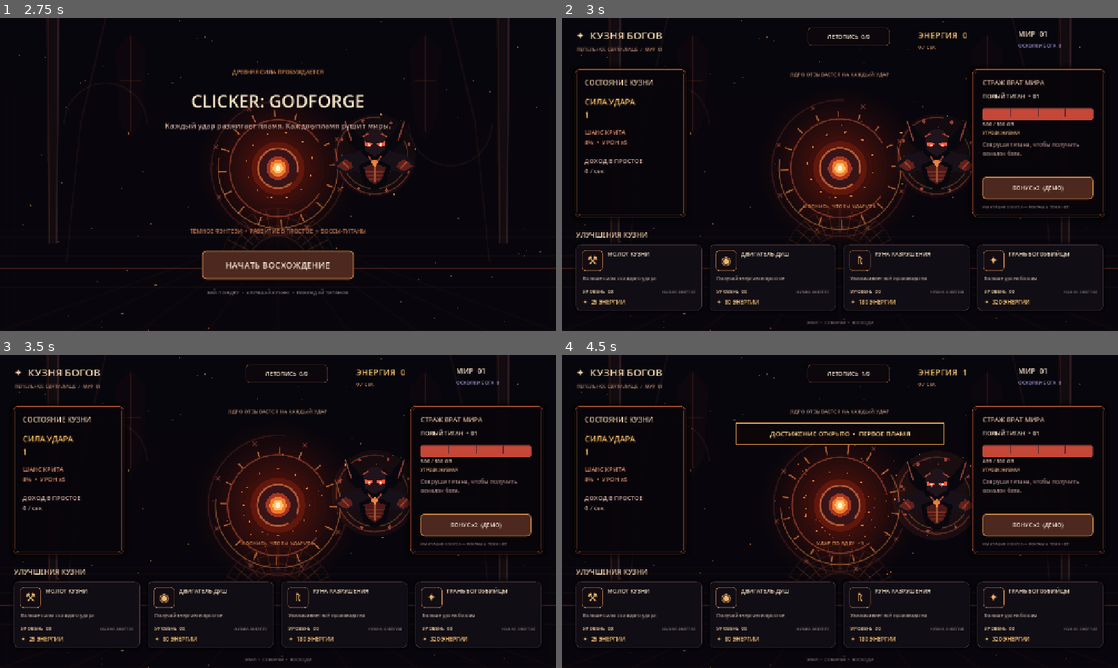
Above: before the commit, frames 1-4 (two rows, left to right).
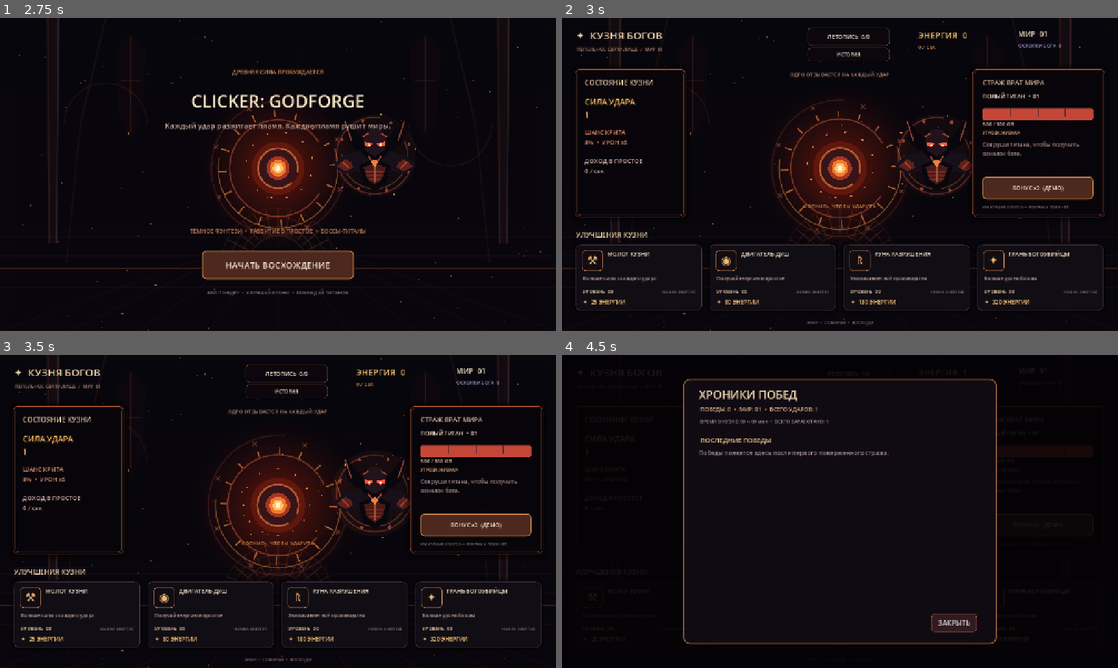
Above: after the commit, the same moments.

Repository: filesgloom-png/CLICKER-GODFORGE-
Game: Godot game, scene res://scenes/main.tscn
The game is run twice, just before and just after one commit, with the same random seed, the same clock (stepped at 60 frames per second) and the same inputs.
Inputs (mouse positions are in pixels of both pictures, inside the frame that each line leads up to):
- Up to frame 1 (2.75 s): no input
- Up to frame 2 (3 s): click "НАЧАТЬ ВОСХОЖДЕНИЕ" at 2.75 s
- Up to frame 3 (3.5 s): no input
- Up to frame 4 (4.5 s): click (840, 495) at 3.5 s; click (851, 392) at 4.25 s, where only the run after the commit has a clickable "ИСТОРИЯ"

Frame 1 is identical in both runs. In frame 2, 0.1% of the frame differs, in the area x 44-59%, y 9-15%; in frame 3, 0.1%; in frame 4, 16%, in the area x 0-100%, y 0-100%.

Commit message:
Add victory chronicle and lifetime progression statistics

Diff:
--- a/scripts/game.gd
+++ b/scripts/game.gd
@@ -48,12 +48,18 @@
 var achievement_popup_text := ""
 var achievement_popup_queue: Array[String] = []
 var claimed_achievements: Array[String] = []
+var boss_history: Array[Dictionary] = []
+var lifetime_energy_earned := 0.0
+var session_started_at := 0
+var total_play_seconds := 0
+var victory_summary: Control
 
 func _ready() -> void:
 	rng.randomize()
 	for i in range(100):
 		stars.append(Vector3(rng.randf(), rng.randf(), rng.randf_range(0.3, 1.0)))
 	_load_game()
+	session_started_at = int(Time.get_unix_time_from_system())
 	set_process(true)
 	_show_splash()
 	await get_tree().create_timer(2.4).timeout
@@ -103,7 +109,9 @@
 	if idle_clock >= 1.0:
 		idle_clock = 0.0
 		if playing and idle_rate > 0.0:
-			energy += idle_rate * multiplier * (2.0 if ad_boost_time > 0.0 else 1.0)
+			var passive_gain: float = idle_rate * multiplier * (2.0 if ad_boost_time > 0.0 else 1.0)
+			energy += passive_gain
+			lifetime_energy_earned += passive_gain
 			_refresh_ui()
 	for i in range(4):
 		if upgrade_feedback_time[i] > 0.0:
@@ -419,6 +427,9 @@
 	journal_button = _button("ЛЕТОПИСЬ  0/9", Vector2(565, 22), Vector2(190, 42), false)
 	journal_button.add_theme_font_size_override("font_size", 13)
 	journal_button.pressed.connect(_open_journal)
+	var history_button := _button("ИСТОРИЯ", Vector2(565, 68), Vector2(190, 30), false)
+	history_button.add_theme_font_size_override("font_size", 11)
+	history_button.pressed.connect(_open_victory_summary)
 	_panel(Vector2(30, 118), Vector2(255, 340))
 	_label("СОСТОЯНИЕ КУЗНИ", Vector2(52, 136), Vector2(210, 26), 16, Color("#e7c9a5"))
 	ui_labels["power"] = _label("СИЛА УДАРА\n1", Vector2(52, 180), Vector2(210, 52), 18, Color("#f2b75d"))
@@ -685,6 +696,107 @@
 		journal_overlay.add_child(progress_label)
 
 
+func _open_victory_summary() -> void:
+	if victory_summary != null and is_instance_valid(victory_summary):
+		return
+	victory_summary = Control.new()
+	victory_summary.set_anchors_and_offsets_preset(Control.PRESET_FULL_RECT)
+	victory_summary.mouse_filter = Control.MOUSE_FILTER_STOP
+	victory_summary.z_index = 110
+	add_child(victory_summary)
+
+	var dim := ColorRect.new()
+	dim.set_anchors_and_offsets_preset(Control.PRESET_FULL_RECT)
+	dim.color = Color(0.015, 0.008, 0.02, 0.9)
+	dim.mouse_filter = Control.MOUSE_FILTER_STOP
+	victory_summary.add_child(dim)
+
+	var frame := Panel.new()
+	frame.position = Vector2(280, 55)
+	frame.size = Vector2(720, 610)
+	var style := StyleBoxFlat.new()
+	style.bg_color = Color("#100b13")
+	style.border_color = Color("#b87949")
+	style.set_border_width_all(2)
+	style.set_corner_radius_all(14)
+	frame.add_theme_stylebox_override("panel", style)
+	victory_summary.add_child(frame)
+
+	_add_summary_label("ХРОНИКИ ПОБЕД", Vector2(315, 73), Vector2(500, 38), 26, Color("#f2d6ac"))
+	_add_summary_label("ПОБЕДЫ: %d  •  МИР: %02d  •  ВСЕГО УДАРОВ: %s" % [boss_victories, boss_stage, _format_number(total_clicks)], Vector2(318, 116), Vector2(640, 26), 13, Color("#d4a77f"))
+	var elapsed_total: int = total_play_seconds + maxi(int(Time.get_unix_time_from_system()) - session_started_at, 0)
+	var hours: int = elapsed_total / 3600
+	var minutes: int = (elapsed_total % 3600) / 60
+	_add_summary_label("ВРЕМЯ В КУЗНЕ: %02d ч %02d мин  •  ВСЕГО ЗАРАБОТАНО: %s" % [hours, minutes, _format_number(lifetime_energy_earned)], Vector2(318, 145), Vector2(640, 24), 11, Color("#b89a9c"))
+	_add_summary_label("ПОСЛЕДНИЕ ПОБЕДЫ", Vector2(318, 185), Vector2(500, 25), 15, Color("#e8c18b"))
+
+	var history_scroll := ScrollContainer.new()
+	history_scroll.position = Vector2(315, 215)
+	history_scroll.size = Vector2(650, 350)
+	history_scroll.horizontal_scroll_mode = ScrollContainer.SCROLL_MODE_DISABLED
+	victory_summary.add_child(history_scroll)
+	var history_list := VBoxContainer.new()
+	history_list.custom_minimum_size = Vector2(620, 0)
+	history_list.add_theme_constant_override("separation", 7)
+	history_scroll.add_child(history_list)
+	if boss_history.is_empty():
+		var empty := Label.new()
+		empty.text = "Победы появятся здесь после первого поверженного стража."
+		empty.add_theme_font_size_override("font_size", 14)
+		empty.add_theme_color_override("font_color", Color("#a58b91"))
+		history_list.add_child(empty)
+	else:
+		for i in range(boss_history.size() - 1, -1, -1):
+			var entry: Dictionary = boss_history[i]
+			var row := Panel.new()
+			row.custom_minimum_size = Vector2(610, 50)
+			var row_style := StyleBoxFlat.new()
+			row_style.bg_color = Color("#21151b")
+			row_style.border_color = Color("#69402f")
+			row_style.set_border_width_all(1)
+			row_style.set_corner_radius_all(7)
+			row.add_theme_stylebox_override("panel", row_style)
+			history_list.add_child(row)
+			var label := Label.new()
+			label.position = Vector2(12, 3)
+			label.size = Vector2(585, 42)
+			label.text = "МИР %02d  •  %s\nНАГРАДА: %s ЭНЕРГИИ" % [int(entry.get("stage", 0)), str(entry.get("name", "СТРАЖ")), _format_number(float(entry.get("reward", 0.0)))]
+			label.add_theme_font_size_override("font_size", 12)
+			label.add_theme_color_override("font_color", Color("#f2d6ac"))
+			row.add_child(label)
+
+	var close := Button.new()
+	close.position = Vector2(850, 595)
+	close.size = Vector2(105, 42)
+	close.text = "ЗАКРЫТЬ"
+	close.focus_mode = Control.FOCUS_NONE
+	var close_style := StyleBoxFlat.new()
+	close_style.bg_color = Color("#321b20")
+	close_style.border_color = Color("#9d5b42")
+	close_style.set_border_width_all(1)
+	close_style.set_corner_radius_all(8)
+	close.add_theme_stylebox_override("normal", close_style)
+	close.add_theme_stylebox_override("hover", close_style)
+	close.pressed.connect(_close_victory_summary)
+	victory_summary.add_child(close)
+
+
+func _add_summary_label(value: String, pos: Vector2, size: Vector2, font_size: int, color: Color) -> void:
+	var label := Label.new()
+	label.position = pos
+	label.size = size
+	label.text = value
+	label.add_theme_font_size_override("font_size", font_size)
+	label.add_theme_color_override("font_color", color)
+	victory_summary.add_child(label)
+
+
+func _close_victory_summary() -> void:
+	if victory_summary != null and is_instance_valid(victory_summary):
+		victory_summary.queue_free()
+	victory_summary = null
+
+
 func _close_journal() -> void:
 	if journal_overlay != null and is_instance_valid(journal_overlay):
 		journal_overlay.queue_free()
@@ -706,6 +818,7 @@
 		damage *= 5.0
 		critical_flash = 1.0
 	energy += damage
+	lifetime_energy_earned += damage
 	var boss_hit_damage := damage * boss_damage
 	boss_hp -= boss_hit_damage
 	boss_hit_flash = 1.0
@@ -717,10 +830,14 @@
 		ui_labels["hit"].add_theme_color_override("font_color", Color("#fff0a3") if critical else Color("#d58b4c"))
 	if boss_hp <= 0.0:
 		boss_victories += 1
+		boss_history.append({"stage": boss_stage, "name": _boss_name(boss_stage), "reward": 250.0 * (boss_stage + 1), "timestamp": int(Time.get_unix_time_from_system())})
+		if boss_history.size() > 50:
+			boss_history.pop_front()
 		boss_stage += 1
 		_check_achievements()
 		last_boss_reward = 250.0 * boss_stage
 		energy += last_boss_reward
+		lifetime_energy_earned += last_boss_reward
 		victory_banner_time = 2.2
 		victory_banner_text = "СТРАЖ СОКРУШЁН  •  +%s ЭНЕРГИИ" % _format_number(last_boss_reward)
 		boss_max_hp *= 1.72
@@ -956,6 +1073,7 @@
 	boss_bar = null
 	core_button = null
 	boost_button = null
+	victory_summary = null
 	journal_button = null
 	journal_overlay = null
 
@@ -974,6 +1092,9 @@
 	cfg.set_value("progress", "total_upgrades", total_upgrades)
 	cfg.set_value("progress", "boss_victories", boss_victories)
 	cfg.set_value("progress", "claimed_achievements", claimed_achievements)
+	cfg.set_value("progress", "boss_history", boss_history)
+	cfg.set_value("progress", "lifetime_energy_earned", lifetime_energy_earned)
+	cfg.set_value("progress", "total_play_seconds", total_play_seconds + maxi(int(Time.get_unix_time_from_system()) - session_started_at, 0))
 	cfg.set_value("progress", "last_time", int(Time.get_unix_time_from_system()))
 	cfg.save(SAVE_PATH)
 
@@ -994,6 +1115,9 @@
 	total_upgrades = int(cfg.get_value("progress", "total_upgrades", 0))
 	boss_victories = int(cfg.get_value("progress", "boss_victories", maxi(boss_stage - 1, 0)))
 	claimed_achievements = cfg.get_value("progress", "claimed_achievements", [])
+	boss_history = cfg.get_value("progress", "boss_history", [])
+	lifetime_energy_earned = float(cfg.get_value("progress", "lifetime_energy_earned", energy))
+	total_play_seconds = int(cfg.get_value("progress", "total_play_seconds", 0))
 	var last_time := int(cfg.get_value("progress", "last_time", int(Time.get_unix_time_from_system())))
 	var elapsed := clampf(float(Time.get_unix_time_from_system() - last_time), 0.0, 28800.0)
 	energy += idle_rate * multiplier * elapsed * 0.5
